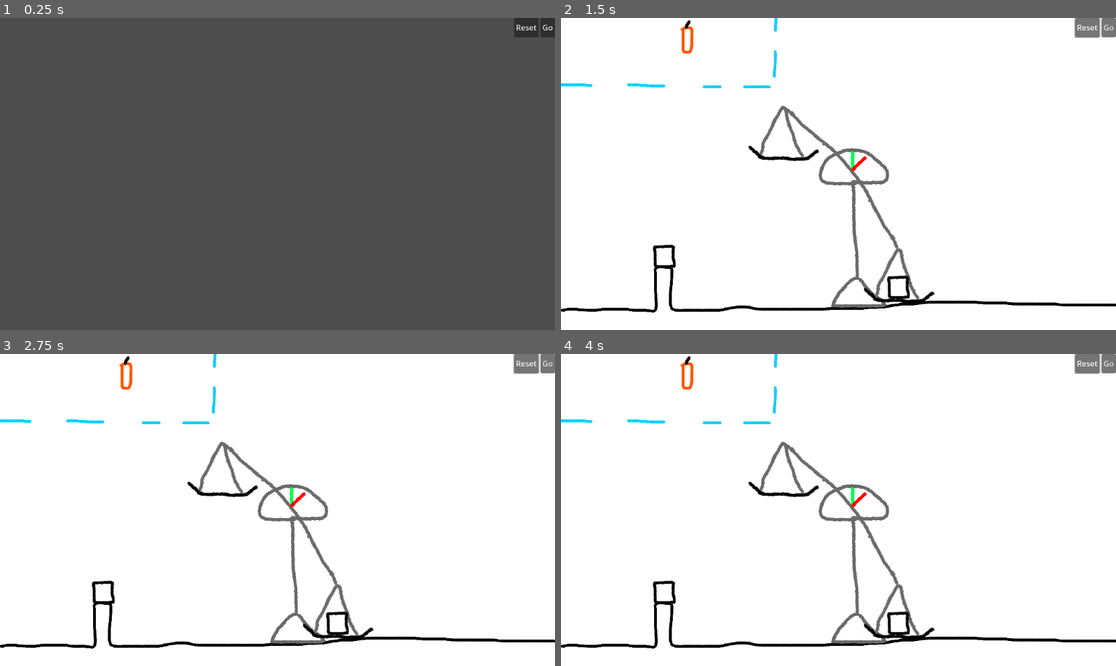
Above: before the commit, frames 1-4 (two rows, left to right).
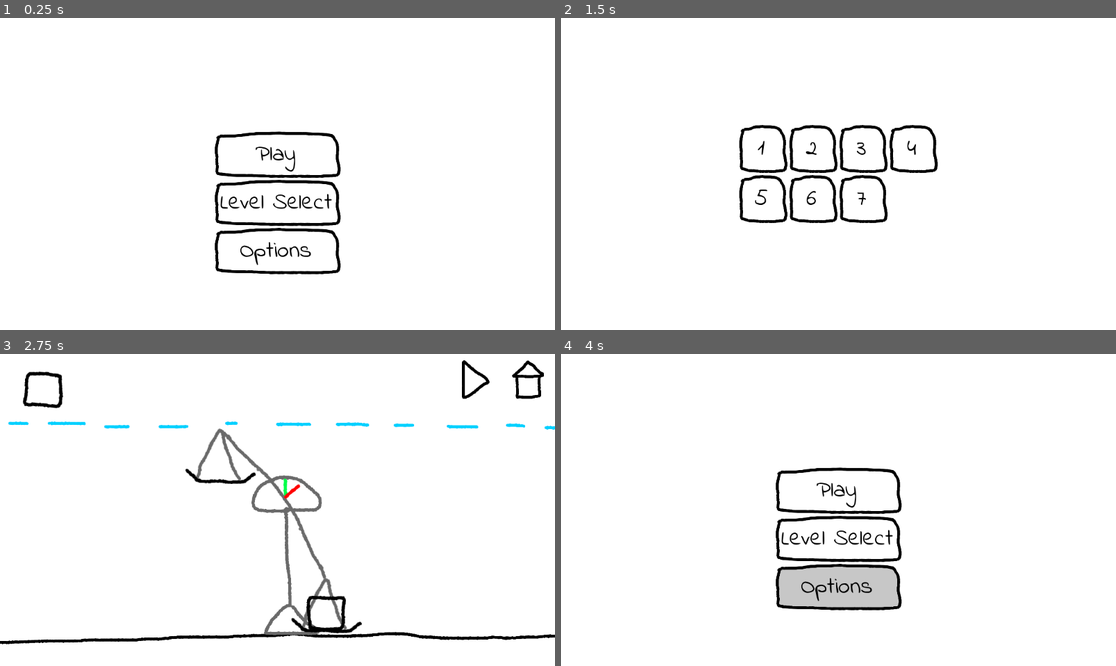
Above: after the commit, the same moments.

Repository: lzxh7/balanced
Game: Godot game, scene res://scenes/main.tscn
Same seed, same stepped clock (60 frames per second), same inputs: the game is played once before the commit and once after it.
Inputs (mouse positions are in pixels of both pictures, inside the frame that each line leads up to):
- Up to frame 1 (0.25 s): no input
- Up to frame 2 (1.5 s): click (1088, 27) at 0.5 s, where only the run before the commit has a clickable "Reset"; click (838, 202) at 1.25 s, where only the run after the commit has a clickable "Level Select"
- Up to frame 3 (2.75 s): click (199, 485) at 2 s, where only the run after the commit has a clickable "1"
- Up to frame 4 (4 s): click (1093, 378) at 2.77 s; click (838, 588) at 3.5 s, where only the run after the commit has a clickable "Options"

The runs differ from the first frame. In frame 1, 100% of the frame differs, in the area x 0-100%, y 0-100%; in frame 2, 6.6%; in frame 3, 8.1%; in frame 4, 8.8%.

Commit message:
did some ui stuff b/c i couldn't think of any new level ideas

Diff:
--- a/invalid_placement.gdshader
+++ /dev/null
@@ -1,5 +0,0 @@
-shader_type canvas_item;
-
-void fragment() {
-	COLOR = int(TIME * 5.0) % 2 == 0 ? vec4(1, 0, 0, texture(TEXTURE, UV).a) : texture(TEXTURE, UV);
-}
--- a/project.godot
+++ b/project.godot
@@ -19,6 +19,11 @@
 
 project/assembly_name="Game Off 2023"
 
+[gui]
+
+theme/custom="res://theme.tres"
+theme/custom_font="res://font/IndieFlower-Regular.ttf"
+
 [input]
 
 drag={
@@ -31,6 +36,22 @@
 "events": [Object(InputEventMouseButton,"resource_local_to_scene":false,"resource_name":"","device":-1,"window_id":0,"a …(256 unchanged characters)…
 ]
 }
+reset={
+"deadzone": 0.5,
+"events": [Object(InputEventKey,"resource_local_to_scene":false,"resource_name":"","device":-1,"window_id":0,"alt_pressed":false,"shift_pressed":false,"ctrl_pressed":false,"meta_pressed":false,"pressed":false,"keycode":82,"physical_keycode":0,"key_label":0,"unicode":114,"echo":false,"script":null)
+]
+}
+home={
+"deadzone": 0.5,
+"events": [Object(InputEventKey,"resource_local_to_scene":false,"resource_name":"","device":-1,"window_id":0,"alt_pressed":false,"shift_pressed":false,"ctrl_pressed":false,"meta_pressed":false,"pressed":false,"keycode":4194305,"physical_keycode":0,"key_label":0,"unicode":0,"echo":false,"script":null)
+]
+}
+go={
+"deadzone": 0.5,
+"events": [Object(InputEventKey,"resource_local_to_scene":false,"resource_name":"","device":-1,"window_id":0,"alt_pressed":false,"shift_pressed":false,"ctrl_pressed":false,"meta_pressed":false,"pressed":false,"keycode":32,"physical_keycode":0,"key_label":0,"unicode":32,"echo":false,"script":null)
+, Object(InputEventKey,"resource_local_to_scene":false,"resource_name":"","device":-1,"window_id":0,"alt_pressed":false,"shift_pressed":false,"ctrl_pressed":false,"meta_pressed":false,"pressed":false,"keycode":4194309,"physical_keycode":0,"key_label":0,"unicode":0,"echo":false,"script":null)
+]
+}
 
 [rendering]
 
--- /dev/null
+++ b/scenes/level_button.tscn
@@ -0,0 +1,10 @@
+[gd_scene format=3 uid="uid://do1dau3njtjou"]
+
+[node name="Button" type="Button"]
+custom_minimum_size = Vector2(100, 100)
+anchors_preset = -1
+offset_right = 30.0
+offset_bottom = 25.0
+focus_mode = 0
+theme_override_font_sizes/font_size = 48
+icon_alignment = 1
--- a/scenes/main.tscn
+++ b/scenes/main.tscn
@@ -1,17 +1,51 @@
-[gd_scene load_steps=4 format=3 uid="uid://du8c2bhc3nl8"]
+[gd_scene load_steps=23 format=3 uid="uid://du8c2bhc3nl8"]
 
 [ext_resource type="Script" path="res://scripts/main.gd" id="1_0cdf3"]
 [ext_resource type="PackedScene" uid="uid://llivulonyhm6" path="res://scenes/levels/level_7.tscn" id="2_asyaj"]
 [ext_resource type="Script" path="res://scripts/ui.gd" id="2_di1ye"]
+[ext_resource type="PackedScene" uid="uid://fh8w31s4bgjn" path="res://scenes/levels/level_1.tscn" id="2_ieaei"]
+[ext_resource type="PackedScene" uid="uid://cww8e2b31nv2x" path="res://scenes/levels/level_2.tscn" id="3_kgg8q"]
+[ext_resource type="PackedScene" uid="uid://bd6d1ilhqg74y" path="res://scenes/levels/level_3.tscn" id="4_ljw4s"]
+[ext_resource type="Script" path="res://scripts/level_select.gd" id="4_qing3"]
+[ext_resource type="PackedScene" uid="uid://bf7tcgi6m7s8r" path="res://scenes/levels/level_4.tscn" id="5_35wm4"]
+[ext_resource type="PackedScene" uid="uid://b54yk4gqj7i84" path="res://scenes/levels/level_5.tscn" id="6_4eh4t"]
+[ext_resource type="PackedScene" uid="uid://bdi15xaic7ynh" path="res://scenes/levels/level_6.tscn" id="7_kgrfh"]
+[ext_resource type="PackedScene" uid="uid://do1dau3njtjou" path="res://scenes/level_button.tscn" id="11_41ea5"]
+[ext_resource type="Texture2D" uid="uid://drdsw6uok2ke7" path="res://textures/check.png" id="12_uko0l"]
+[ext_resource type="Texture2D" uid="uid://coi184bko6rms" path="res://textures/restart_button.png" id="13_5xudb"]
+[ext_resource type="Texture2D" uid="uid://daykl8iq3c05e" path="res://textures/next_button.png" id="13_ekdc5"]
+[ext_resource type="Texture2D" uid="uid://dgqaj1i5bk1ju" path="res://textures/go_button.png" id="14_6ywug"]
+[ext_resource type="Texture2D" uid="uid://lrauoqjqlusc" path="res://textures/home_button.png" id="16_u16d0"]
+
+[sub_resource type="InputEventAction" id="InputEventAction_q3nvq"]
+action = &"reset"
+pressed = true
+
+[sub_resource type="Shortcut" id="Shortcut_4bjw6"]
+events = [SubResource("InputEventAction_q3nvq")]
+
+[sub_resource type="InputEventAction" id="InputEventAction_lme5s"]
+action = &"go"
+pressed = true
+
+[sub_resource type="Shortcut" id="Shortcut_32ijw"]
+events = [SubResource("InputEventAction_lme5s")]
+
+[sub_resource type="InputEventAction" id="InputEventAction_kl7mj"]
+action = &"home"
+pressed = true
+
+[sub_resource type="Shortcut" id="Shortcut_tnqsh"]
+events = [SubResource("InputEventAction_kl7mj")]
 
 [node name="Main" type="Node"]
 script = ExtResource("1_0cdf3")
-levels = Array[PackedScene]([ExtResource("2_asyaj")])
+levels = Array[PackedScene]([ExtResource("2_ieaei"), ExtResource("3_kgg8q"), ExtResource("4_ljw4s"), ExtResource("5_35wm4"), ExtResource("6_4eh4t"), ExtResource("7_kgrfh"), ExtResource("2_asyaj")])
 
 [node name="UI" type="CanvasLayer" parent="."]
 script = ExtResource("2_di1ye")
 
-[node name="Control" type="Control" parent="UI"]
+[node name="Screens" type="Control" parent="UI"]
 layout_mode = 3
 anchors_preset = 15
 anchor_right = 1.0
@@ -20,22 +54,157 @@
 grow_vertical = 2
 mouse_filter = 1
 
-[node name="HBoxContainer" type="HBoxContainer" parent="UI/Control"]
+[node name="Menu" type="Control" parent="UI/Screens"]
+layout_mode = 1
+anchors_preset = 15
+anchor_right = 1.0
+anchor_bottom = 1.0
+grow_horizontal = 2
+grow_vertical = 2
+
+[node name="ColorRect" type="ColorRect" parent="UI/Screens/Menu"]
+layout_mode = 1
+anchors_preset = 15
+anchor_right = 1.0
+anchor_bottom = 1.0
+grow_horizontal = 2
+grow_vertical = 2
+
+[node name="VBoxContainer" type="VBoxContainer" parent="UI/Screens/Menu"]
+layout_mode = 1
+anchors_preset = 8
+anchor_left = 0.5
+anchor_top = 0.5
+anchor_right = 0.5
+anchor_bottom = 0.5
+offset_left = -89.0
+offset_top = -38.0
+offset_right = 89.0
+offset_bottom = 158.0
+grow_horizontal = 2
+grow_vertical = 2
+
+[node name="PlayButton" type="Button" parent="UI/Screens/Menu/VBoxContainer"]
+layout_mode = 2
+focus_mode = 0
+theme_override_font_sizes/font_size = 48
+text = "Play"
+
+[node name="LevelSelectButton" type="Button" parent="UI/Screens/Menu/VBoxContainer"]
+layout_mode = 2
+focus_mode = 0
+theme_override_font_sizes/font_size = 48
+text = "Level Select
+"
+
+[node name="OptionsButton" type="Button" parent="UI/Screens/Menu/VBoxContainer"]
+layout_mode = 2
+focus_mode = 0
+theme_override_font_sizes/font_size = 48
+text = "Options"
+
+[node name="LevelSelect" type="Control" parent="UI/Screens"]
+visible = false
+layout_mode = 1
+anchors_preset = 15
+anchor_right = 1.0
+anchor_bottom = 1.0
+grow_horizontal = 2
+grow_vertical = 2
+
+[node name="ColorRect" type="ColorRect" parent="UI/Screens/LevelSelect"]
+layout_mode = 1
+anchors_preset = 15
+anchor_right = 1.0
+anchor_bottom = 1.0
+grow_horizontal = 2
+grow_vertical = 2
+
+[node name="LevelButtons" type="GridContainer" parent="UI/Screens/LevelSelect" node_paths=PackedStringArray("main")]
+layout_mode = 1
+anchors_preset = 8
+anchor_left = 0.5
+anchor_top = 0.5
+anchor_right = 0.5
+anchor_bottom = 0.5
+offset_left = -20.0
+offset_top = -20.0
+offset_right = 20.0
+offset_bottom = 20.0
+grow_horizontal = 2
+grow_vertical = 2
+columns = 4
+script = ExtResource("4_qing3")
+total_levels = 7
+button_scene = ExtResource("11_41ea5")
+completion_icon = ExtResource("12_uko0l")
+main = NodePath("../../../..")
+
+[node name="InGame" type="Control" parent="UI/Screens"]
+visible = false
+layout_mode = 1
+anchors_preset = 15
+anchor_right = 1.0
+anchor_bottom = 1.0
+grow_horizontal = 2
+grow_vertical = 2
+mouse_filter = 1
+
+[node name="HBoxContainer" type="HBoxContainer" parent="UI/Screens/InGame"]
 layout_mode = 1
 anchors_preset = 1
 anchor_left = 1.0
 anchor_right = 1.0
-offset_left = -40.0
-offset_bottom = 40.0
+offset_left = -167.0
+offset_bottom = 69.0
 grow_horizontal = 0
 
-[node name="ResetButton" type="Button" parent="UI/Control/HBoxContainer"]
-layout_mode = 2
-text = "Reset"
-
-[node name="GoButton" type="Button" parent="UI/Control/HBoxContainer"]
-layout_mode = 2
-text = "Go"
-
-[connection signal="pressed" from="UI/Control/HBoxContainer/ResetButton" to="." method="load_level" binds= [0]]
-[connection signal="pressed" from="UI/Control/HBoxContainer/GoButton" to="." method="_on_go_button_pressed"]
+[node name="NextButton" type="Button" parent="UI/Screens/InGame/HBoxContainer"]
+visible = false
+custom_minimum_size = Vector2(100, 100)
+layout_mode = 2
+focus_mode = 0
+icon = ExtResource("13_ekdc5")
+flat = true
+
+[node name="ResetButton" type="Button" parent="UI/Screens/InGame/HBoxContainer"]
+visible = false
+custom_minimum_size = Vector2(100, 100)
+layout_mode = 2
+focus_mode = 0
+shortcut = SubResource("Shortcut_4bjw6")
+icon = ExtResource("13_5xudb")
+flat = true
+
+[node name="GoButton" type="Button" parent="UI/Screens/InGame/HBoxContainer"]
+custom_minimum_size = Vector2(100, 100)
+layout_mode = 2
+focus_mode = 0
+shortcut = SubResource("Shortcut_32ijw")
+icon = ExtResource("14_6ywug")
+flat = true
+
+[node name="HomeButton" type="Button" parent="UI/Screens/InGame/HBoxContainer"]
+custom_minimum_size = Vector2(100, 100)
+layout_mode = 2
+focus_mode = 0
+shortcut = SubResource("Shortcut_tnqsh")
+icon = ExtResource("16_u16d0")
+flat = true
+
+[connection signal="level_completed" from="." to="UI/Screens/InGame/HBoxContainer/NextButton" method="show"]
+[connection signal="pressed" from="UI/Screens/Menu/VBoxContainer/LevelSelectButton" to="UI" method="set_screen" binds= ["LevelSelect"]]
+[connection signal="visibility_changed" from="UI/Screens/LevelSelect/LevelButtons" to="UI/Screens/LevelSelect/LevelButtons" method="_on_visibility_changed"]
+[connection signal="pressed" from="UI/Screens/InGame/HBoxContainer/NextButton" to="." method="_on_next_button_pressed"]
+[connection signal="pressed" from="UI/Screens/InGame/HBoxContainer/NextButton" to="UI/Screens/InGame/HBoxContainer/ResetButton" method="hide"]
+[connection signal="pressed" from="UI/Screens/InGame/HBoxContainer/NextButton" to="UI/Screens/InGame/HBoxContainer/GoButton" method="show"]
+[connection signal="pressed" from="UI/Screens/InGame/HBoxContainer/NextButton" to="UI/Screens/InGame/HBoxContainer/NextButton" method="hide"]
+[connection signal="pressed" from="UI/Screens/InGame/HBoxContainer/ResetButton" to="." method="load_level"]
+[connection signal="pressed" from="UI/Screens/InGame/HBoxContainer/ResetButton" to="UI/Screens/InGame/HBoxContainer/ResetButton" method="hide"]
+[connection signal="pressed" from="UI/Screens/InGame/HBoxContainer/ResetButton" to="UI/Screens/InGame/HBoxContainer/GoButton" method="show"]
+[connection signal="pressed" from="UI/Screens/InGame/HBoxContainer/GoButton" to="." method="_on_go_button_pressed"]
+[connection signal="pressed" from="UI/Screens/InGame/HBoxContainer/GoButton" to="UI/Screens/InGame/HBoxContainer/ResetButton" method="show"]
+[connection signal="pressed" from="UI/Screens/InGame/HBoxContainer/GoButton" to="UI/Screens/InGame/HBoxContainer/GoButton" method="hide"]
+[connection signal="pressed" from="UI/Screens/InGame/HBoxContainer/HomeButton" to="UI/Screens/InGame/HBoxContainer/ResetButton" method="hide"]
+[connection signal="pressed" from="UI/Screens/InGame/HBoxContainer/HomeButton" to="UI/Screens/InGame/HBoxContainer/GoButton" method="show"]
+[connection signal="pressed" from="UI/Screens/InGame/HBoxContainer/HomeButton" to="UI" method="set_screen" binds= ["Menu"]]
--- /dev/null
+++ b/scripts/level_select.gd
@@ -0,0 +1,39 @@
+extends GridContainer
+
+@export var total_levels: int
+@export var button_scene: PackedScene
+@export var completion_icon: Texture2D
+@export var main: Main
+
+var buttons: Array[Button]
+
+# Called when the node enters the scene tree for the first time.
+func _ready() -> void:
+	add_children()
+
+
+# Called every frame. 'delta' is the elapsed time since the previous frame.
+func _process(_delta: float) -> void:
+	pass
+
+func add_children() -> void:
+	for i in total_levels:
+		var button: Button = button_scene.instantiate()
+		add_child(button)
+		buttons.append(button)
+
+		button.text = str(i + 1)
+		# connect the button's pressed signal to main's level selected function
+		# with the additional arguement of the level id (i)
+		button.pressed.connect(main._on_level_button_pressed.bind(i))
+	update_completion_icons()
+
+
+func update_completion_icons() -> void:
+	var level_completion: int = Save.data["level_completion"]
+	for i in buttons.size():
+		buttons[i].icon = completion_icon if level_completion & (1 << i) else null
+
+
+func _on_visibility_changed() -> void:
+	update_completion_icons()
--- a/scripts/main.gd
+++ b/scripts/main.gd
@@ -1,3 +1,4 @@
+class_name Main
 extends Node
 
 @export var levels: Array[PackedScene]
@@ -7,6 +8,7 @@
 var level: Level
 var level_id: int
 
+signal level_completed
 
 # Called when the node enters the scene tree for the first time.
 func _ready() -> void:
@@ -22,10 +24,26 @@
 	if level.can_start:
 		level.frozen = false
 
+
 func _on_level_completed() -> void:
-	print("Level Completed!")
+	Save.set_value("level_completion", int(Save.data["level_completion"]) | (1 << level_id))
+	level_completed.emit()
 
-func load_level(id: int) -> void:
+
+func _on_level_button_pressed(id: int) -> void:
+	ui.set_screen("InGame")
+	load_level(id)
+
+
+func _on_next_button_pressed() -> void:
+	load_level(level_id + 1)
+
+
+func load_level(id: int = -1) -> void:
+	if id == -1:
+		id = level_id
+	level_id = id
+
 	if level != null:
 		level.queue_free()
 	level = levels[id].instantiate() as Level
--- /dev/null
+++ b/scripts/save.gd
@@ -0,0 +1,26 @@
+class_name Save
+extends RefCounted
+
+const SAVE_PATH := "user://save.json"
+const DEFAULT_SAVE := {
+	"level_completion": 0,
+	"sfx_volume": 1.0,
+	"music_volume": 1.0,
+}
+
+static var data: Dictionary:
+	get:
+		return JSON.parse_string(FileAccess.get_file_as_string(SAVE_PATH))
+	set(value):
+		data = value
+		var file := FileAccess.open(SAVE_PATH, FileAccess.WRITE)
+		file.store_string(JSON.stringify(value))
+
+static func set_value(key: String, value) -> void:
+	var data_copy = data.duplicate()
+	data_copy[key] = value
+	data = data_copy
+
+static func _static_init() -> void:
+	if not FileAccess.file_exists(SAVE_PATH):
+		data = DEFAULT_SAVE
--- a/scripts/ui.gd
+++ b/scripts/ui.gd
@@ -1,10 +1,5 @@
 class_name UI
 extends CanvasLayer
-
-enum UIState {
-	START_SCREEN,
-	IN_GAME,
-}
 
 # Called when the node enters the scene tree for the first time.
 func _ready() -> void:
@@ -15,8 +10,8 @@
 func _process(_delta: float) -> void:
 	pass
 
-func set_ui_state(state: UIState) -> void:
-	for child in get_children():
+func set_screen(screen_name: String) -> void:
+	for child in $Screens.get_children():
 		if child.has_method("hide"):
 			child.hide()
-	get_child(state).show()
+	get_node("Screens/" + screen_name).show()
--- /dev/null
+++ b/theme.tres
@@ -0,0 +1,46 @@
+[gd_resource type="Theme" load_steps=7 format=3 uid="uid://c3jvgp7lnm8jx"]
+
+[ext_resource type="Texture2D" uid="uid://dr5nf4p78in05" path="res://textures/button.png" id="1_ef4hh"]
+[ext_resource type="Texture2D" uid="uid://d203142ycy3cr" path="res://textures/button_pressed.png" id="2_ohwmj"]
+
+[sub_resource type="StyleBoxTexture" id="StyleBoxTexture_w6261"]
+texture = ExtResource("1_ef4hh")
+texture_margin_left = 11.0
+texture_margin_top = 13.0
+texture_margin_right = 19.0
+texture_margin_bottom = 12.0
+
+[sub_resource type="StyleBoxTexture" id="StyleBoxTexture_6r81v"]
+texture = ExtResource("1_ef4hh")
+texture_margin_left = 11.0
+texture_margin_top = 13.0
+texture_margin_right = 19.0
+texture_margin_bottom = 12.0
+modulate_color = Color(0.780392, 0.780392, 0.780392, 1)
+
+[sub_resource type="StyleBoxTexture" id="StyleBoxTexture_jl0ie"]
+texture = ExtResource("2_ohwmj")
+texture_margin_left = 11.0
+texture_margin_top = 14.0
+texture_margin_right = 21.0
+texture_margin_bottom = 15.0
+modulate_color = Color(0.780392, 0.780392, 0.780392, 1)
+
+[sub_resource type="StyleBoxEmpty" id="StyleBoxEmpty_r16n1"]
+
+[resource]
+Button/colors/font_color = Color(0, 0, 0, 1)
+Button/colors/font_focus_color = Color(0, 0, 0, 1)
+Button/colors/font_hover_color = Color(0, 0, 0, 1)
+Button/colors/font_hover_pressed_color = Color(0, 0, 0, 1)
+Button/colors/font_pressed_color = Color(0, 0, 0, 1)
+Button/font_sizes/font_size = 32
+Button/styles/focus = SubResource("StyleBoxTexture_w6261")
+Button/styles/hover = SubResource("StyleBoxTexture_6r81v")
+Button/styles/normal = SubResource("StyleBoxTexture_w6261")
+Button/styles/pressed = SubResource("StyleBoxTexture_jl0ie")
+TooltipLabel/colors/font_color = Color(0.478431, 0.478431, 0.478431, 1)
+TooltipLabel/constants/shadow_offset_x = 0
+TooltipLabel/constants/shadow_offset_y = 0
+TooltipLabel/font_sizes/font_size = 20
+TooltipPanel/styles/panel = SubResource("StyleBoxEmpty_r16n1")
Binary file added: font/IndieFlower-Regular.ttf
Not shown, added: font/IndieFlower-Regular.ttf.import
Not shown, added: font/OFL.txt
Binary file added: textures/button.png
Not shown, added: textures/button.png.import
Binary file added: textures/button_pressed.png
Not shown, added: textures/button_pressed.png.import
Binary file added: textures/check.png
Not shown, added: textures/check.png.import
Binary file added: textures/go_button.png
Not shown, added: textures/go_button.png.import
Binary file added: textures/home_button.png
(and 6 more such lines)
